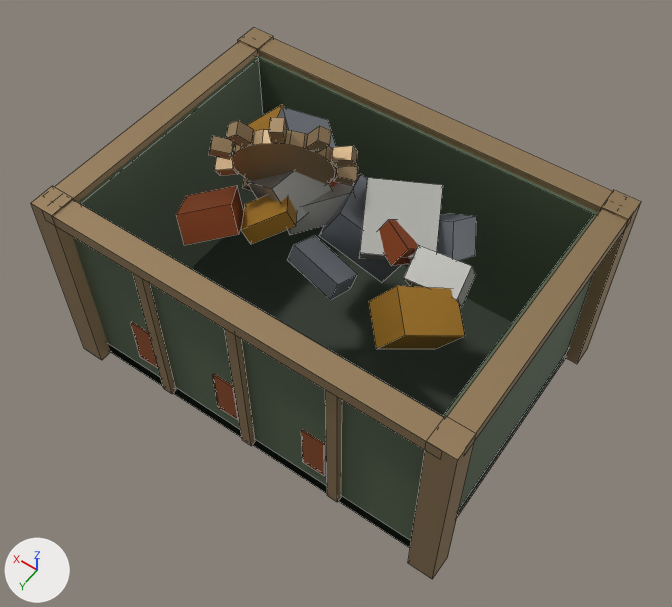
The FBX model art/models/StorageCrate/StorageCrate.fbx, before and after one commit.
One viewpoint serves both versions: a 50 mm lens placed at (-4.08, 5.71, 9.92), pointed at (-0.27, 0.38, 1.54). Arrows for +X, +Y and +Z are at lower left; the lights stay in place. The first picture is the older version. Mesh edges are drawn as thin lines. Where no turn or scale is listed for an object, it has been applied to the vertices.
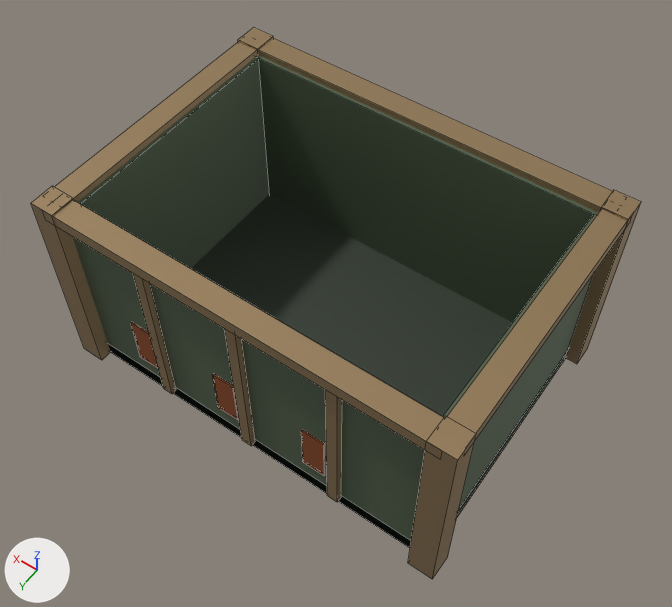
Commit message: phase 4: StorageCrate - empty container only

Boxes [x1, y1, x2, y2] around the edits, measured in the pictures (672 x 607 px):
'Scrap.002', deleted (orange): before [369, 286, 465, 349]
'Scrap.008', deleted: before [359, 178, 443, 260]
'Gear', deleted (brown): before [232, 129, 336, 184]
'Scrap.007', deleted (brown): before [176, 185, 244, 245]
'Scrap.013', deleted: before [319, 174, 401, 283]
'Scrap.001', deleted: before [288, 235, 358, 300]
'Scrap', deleted: before [404, 245, 476, 307]
'Scrap.012', deleted: before [246, 171, 332, 223]
'Scrap.006', deleted (orange): before [241, 196, 297, 244]
'Scrap.009', deleted: before [437, 213, 477, 261]
'Scrap.004', deleted: before [288, 183, 355, 235]
'Scrap.011', deleted (brown): before [379, 220, 418, 266]
'Scrap.005', deleted: before [278, 107, 336, 149]
'GearTooth.002', deleted (brown): before [226, 120, 254, 147]
'GearTooth.005', deleted (brown): before [332, 146, 357, 167]
'GearTooth.004', deleted (brown): before [306, 126, 331, 152]
'GearTooth.001', deleted (brown): before [209, 136, 233, 160]
'GearTooth.003', deleted (brown): before [269, 117, 287, 143]
'GearTooth.006', deleted: before [334, 166, 358, 185]
'Scrap.010', deleted: before [231, 105, 284, 156]
'GearTooth', deleted: before [215, 156, 239, 176]
'GearTooth.009', deleted: before [243, 177, 253, 192]
'Scrap.003', deleted (mostly hidden): before [329, 174, 359, 188]

Patch to the scene script:
```diff
--- a/art/models/StorageCrate/StorageCrate.fbx.py
+++ b/art/models/StorageCrate/StorageCrate.fbx.py
@@ ob_geartooth_002 @@
-ob_geartooth_002 = bpy.data.objects.new('GearTooth.002', me_cube_041)
-ob_geartooth_002.location = (0.6, 0.1, 3.05)
@@ ob_geartooth @@
-ob_geartooth = bpy.data.objects.new('GearTooth', me_cube_039)
-ob_geartooth.location = (0.6, 0.1, 3.05)
@@ ob_geartooth_001 @@
-ob_geartooth_001 = bpy.data.objects.new('GearTooth.001', me_cube_040)
-ob_geartooth_001.location = (0.6, 0.1, 3.05)
@@ ob_scrap_011 @@
-ob_scrap_011 = bpy.data.objects.new('Scrap.011', me_cube_036)
-ob_scrap_011.location = (0.0, 0.0, 0.0)
@@ ob_scrap_001 @@
-ob_scrap_001 = bpy.data.objects.new('Scrap.001', me_cube_026)
-ob_scrap_001.location = (0.0, 0.0, 0.0)
@@ ob_scrap_010 @@
-ob_scrap_010 = bpy.data.objects.new('Scrap.010', me_cube_035)
-ob_scrap_010.location = (0.0, 0.0, 0.0)
@@ ob_scrap_004 @@
-ob_scrap_004 = bpy.data.objects.new('Scrap.004', me_cube_029)
-ob_scrap_004.location = (0.0, 0.0, 0.0)
@@ ob_geartooth_009 @@
-ob_geartooth_009 = bpy.data.objects.new('GearTooth.009', me_cube_048)
-ob_geartooth_009.location = (0.6, 0.1, 3.05)
@@ ob_scrap_013 @@
-ob_scrap_013 = bpy.data.objects.new('Scrap.013', me_cube_038)
-ob_scrap_013.location = (0.0, 0.0, 0.0)
@@ ob_scrap_009 @@
-ob_scrap_009 = bpy.data.objects.new('Scrap.009', me_cube_034)
-ob_scrap_009.location = (0.0, 0.0, 0.0)
@@ ob_scrap @@
-ob_scrap = bpy.data.objects.new('Scrap', me_cube_025)
-ob_scrap.location = (0.0, 0.0, 0.0)
@@ ob_scrap_012 @@
-ob_scrap_012 = bpy.data.objects.new('Scrap.012', me_cube_037)
-ob_scrap_012.location = (0.0, 0.0, 0.0)
@@ ob_scrap_007 @@
-ob_scrap_007 = bpy.data.objects.new('Scrap.007', me_cube_032)
-ob_scrap_007.location = (0.0, 0.0, 0.0)
@@ ob_scrap_003 @@
-ob_scrap_003 = bpy.data.objects.new('Scrap.003', me_cube_028)
-ob_scrap_003.location = (0.0, 0.0, 0.0)
@@ ob_geartooth_003 @@
-ob_geartooth_003 = bpy.data.objects.new('GearTooth.003', me_cube_042)
-ob_geartooth_003.location = (0.6, 0.1, 3.05)
@@ ob_gear @@
-ob_gear = bpy.data.objects.new('Gear', me_cylinder)
-ob_gear.location = (0.6, 0.1, 3.05)
@@ ob_geartooth_006 @@
-ob_geartooth_006 = bpy.data.objects.new('GearTooth.006', me_cube_045)
-ob_geartooth_006.location = (0.6, 0.1, 3.05)
@@ ob_scrap_006 @@
-ob_scrap_006 = bpy.data.objects.new('Scrap.006', me_cube_031)
-ob_scrap_006.location = (0.0, 0.0, 0.0)
@@ ob_scrap_002 @@
-ob_scrap_002 = bpy.data.objects.new('Scrap.002', me_cube_027)
-ob_scrap_002.location = (0.0, 0.0, 0.0)
@@ ob_scrap_005 @@
-ob_scrap_005 = bpy.data.objects.new('Scrap.005', me_cube_030)
-ob_scrap_005.location = (0.0, 0.0, 0.0)
@@ ob_geartooth_004 @@
-ob_geartooth_004 = bpy.data.objects.new('GearTooth.004', me_cube_043)
-ob_geartooth_004.location = (0.6, 0.1, 3.05)
@@ ob_geartooth_005 @@
-ob_geartooth_005 = bpy.data.objects.new('GearTooth.005', me_cube_044)
-ob_geartooth_005.location = (0.6, 0.1, 3.05)
@@ ob_scrap_008 @@
-ob_scrap_008 = bpy.data.objects.new('Scrap.008', me_cube_033)
-ob_scrap_008.location = (0.0, 0.0, 0.0)
```
